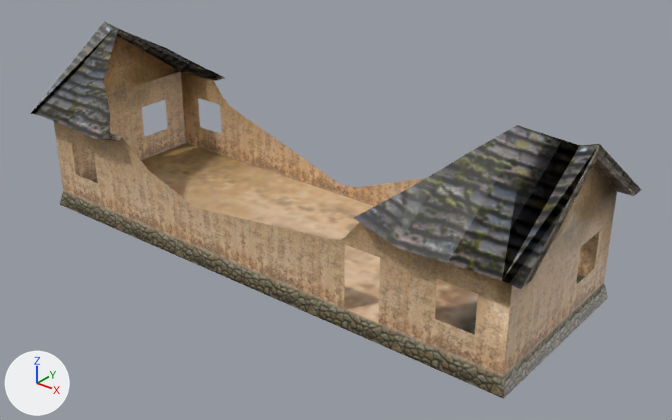
An edit to the COLLADA model features/s44_b_house_3_3_destroyed_1.dae, drawn before and after from the same camera.
The view is the same before and after, from a 50 mm lens placed at (142.4, -166.1, 114.3), pointed at (9.1, 0.5, 11.0). Arrows for +X, +Y and +Z are at lower left; the lights stay in place.

Names of what the first picture shows: 's44_b_house_1_3'.
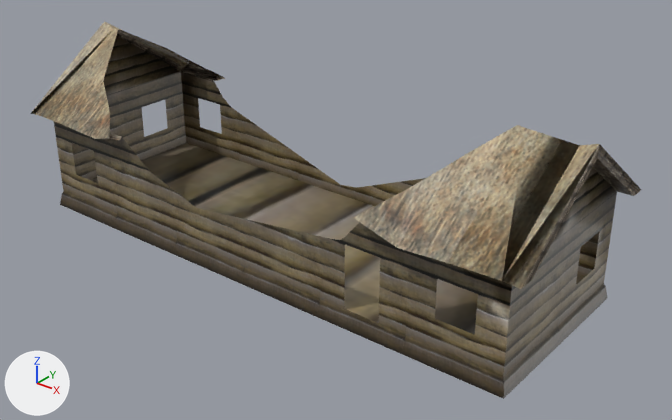
Diff of the bpy script that builds the scene:
```diff
--- a/features/s44_b_house_3_3_destroyed_1.dae.py
+++ b/features/s44_b_house_3_3_destroyed_1.dae.py
@@ img_s44_b_house_3_1_png @@
+img_s44_b_house_3_1_png = load_image('s44_b_house_3_1.png', 's44_b_house_3_1.png', 256, 128, 'sRGB')
@@ mat_s44_b_house_1_3_s3o_mat_003 @@
 mat_s44_b_house_1_3_s3o_mat_003 = principled_material('s44_b_house_1_3_s3o_mat_003')
-mat_s44_b_house_1_3_s3o_mat_003.texture = img_s44_b_house_2_1_png
+mat_s44_b_house_1_3_s3o_mat_003.texture = img_s44_b_house_3_1_png
 mat_s44_b_house_1_3_s3o_mat_003.roughness = 0.44
```

Boxes (x1, y1, x2, y2) around the edits, measured in the pictures (672 x 420 px):
's44_b_house_1_3', surface changed (beige to brown)
    both: (31, 21, 616, 399)
